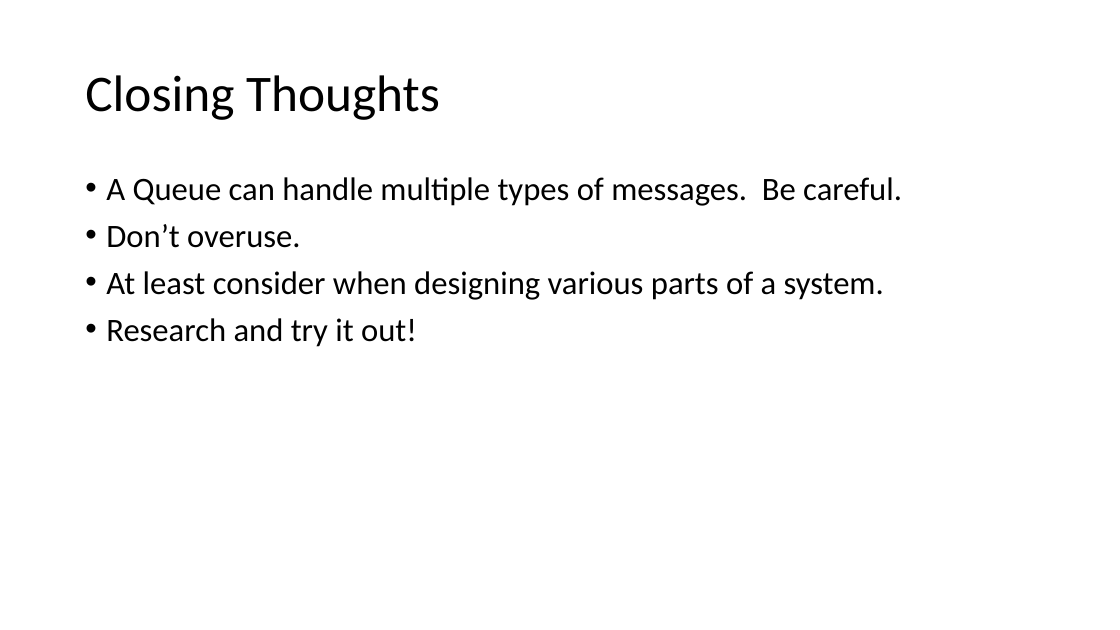
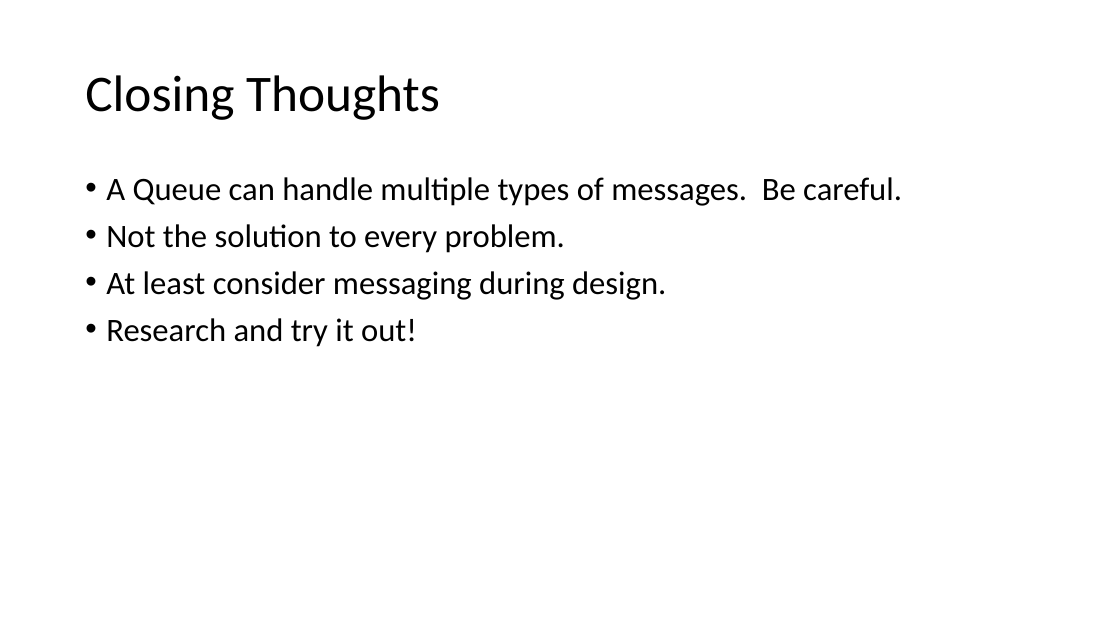
Before and after one commit to zaudtke/MessageQueuePresentation, a slide deck: slide 31 of slides/ThatMessageQueuesPresentation.pptx (slide 32 before the commit). Drawn at 1120x630 pixels with LibreOffice and Linux fonts; fonts in the diff are those of the drawing. Boxes give left, top, right and bottom in pixels: in the first picture for what was removed or moved away, otherwise in the second. Text is boxed around its words. In the diff, an @@ line names an element or a change of style, - is before the commit and + after.

```diff
--- a/slides/ThatMessageQueuesPresentation.pptx
+++ b/slides/ThatMessageQueuesPresentation.pptx
@@ text at box(106, 224, 666, 300): text changed @@
-• Don’t overuse.
-• At least consider when designing various parts of a system.
+• Not the solution to every problem.
+• At least consider messaging during design.
```
Also in this commit, not shown: 12 other slides changed, 9 slides added, 10 slides removed.
